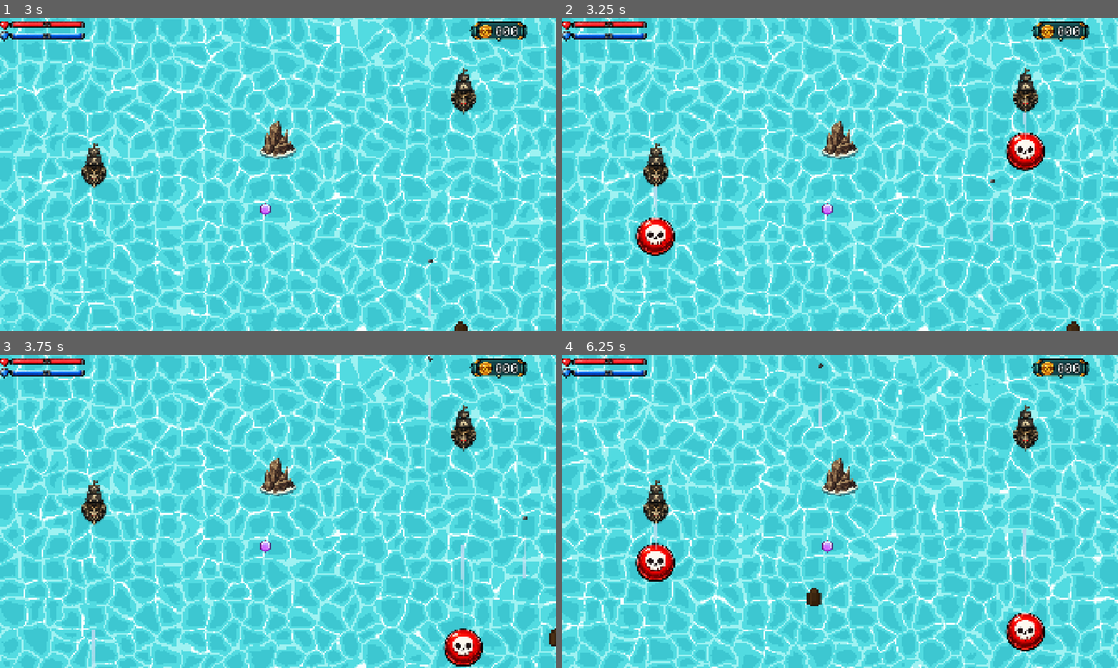
Above: before the commit, frames 1-4 (two rows, left to right).
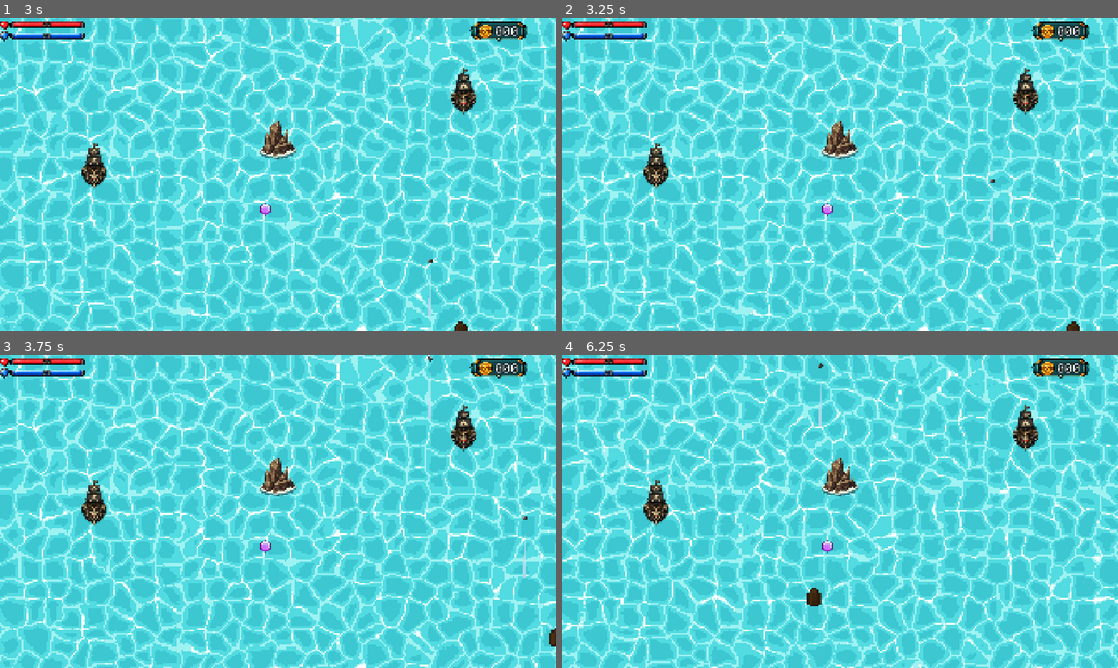
Above: after the commit, the same moments.

Repository: irohgit/flapjack
Game: Godot game, scene res://Levels/MainMenu.tscn
Same seed, same stepped clock (60 frames per second), same inputs: the game is played once before the commit and once after it.
Inputs (mouse positions are in pixels of both pictures, inside the frame that each line leads up to):
- Up to frame 1 (3 s): click (278, 174) at 0.5 s; hold D (move_right) 1.28-2.03 s; hold Space (shoot) 1.28-2.03 s; hold S (move_backward) 2.03-2.78 s; tap Space (shoot) at 2.1 s; hold D (move_right) from 2.78 s (still down); hold Space (shoot) from 2.78 s (still down)
- Up to frame 2 (3.25 s): keep holding D (move_right); keep holding Space (shoot)
- Up to frame 3 (3.75 s): release D (move_right) at 3.53 s; release Space (shoot) at 3.53 s; hold W (move_forward) from 3.53 s (still down); tap Space (shoot) at 3.6 s
- Up to frame 4 (6.25 s): release W (move_forward) at 4.28 s; hold Space (shoot) 4.28-5.03 s; hold A (move_left) 4.28-5.78 s; tap Space (shoot) at 5.1 s; hold S (move_backward) from 5.78 s (still down); hold Space (shoot) from 5.78 s (still down)

Frame 1 is identical in both runs. In frame 2, 1.5% of the frame differs, in the area x 13-87%, y 30-76%; in frame 3, 0.9%; in frame 4, 1.5%, in the area x 13-87%, y 53-95%.
Error after the commit: Invalid access to property or key 'projectile_scene' on a base object of type 'Nil'. (res://Data/Enemy/enemy.gd:16)

Commit message:
Got spawning working

Diff:
--- a/Actors/Enemies/enemy_ship.tscn
+++ b/Actors/Enemies/enemy.tscn
@@ -1,7 +1,7 @@
 [gd_scene format=3 uid="uid://buoclsm4meh3f"]
 
 [ext_resource type="Script" uid="uid://cv0v6ynhg51ei" path="res://Systems/Combat/HealthComponent.gd" id="1_2v41r"]
-[ext_resource type="Script" uid="uid://bhpylveyd3agl" path="res://Actors/Enemies/enemy_ship.gd" id="1_8k4sg"]
+[ext_resource type="Script" uid="uid://bokjl1r7po7pc" path="res://Data/Enemy/enemy.gd" id="1_8k4sg"]
 [ext_resource type="Texture2D" uid="uid://cv04hsa45l3hf" path="res://Assets/Enemies/Blackbeard_Pirates/Enemy_Ship_5.png" id="1_m1alp"]
 
 [sub_resource type="CapsuleShape2D" id="CapsuleShape2D_odipc"]
@@ -12,8 +12,6 @@
 collision_layer = 2
 collision_mask = 4
 script = ExtResource("1_8k4sg")
-min_interval = 1.2
-max_interval = 3.5
 
 [node name="Sprite2D" type="Sprite2D" parent="." unique_id=435719709]
 texture = ExtResource("1_m1alp")
--- /dev/null
+++ b/Data/Enemy/BasicEnemy.tres
@@ -0,0 +1,13 @@
+[gd_resource type="Resource" script_class="EnemyData" format=3 uid="uid://bsk4oh4u6bnhe"]
+
+[ext_resource type="Resource" uid="uid://dk3d73cdpoumi" path="res://Data/Projectiles/enemy_cannonball.tres" id="1_dul8q"]
+[ext_resource type="Script" uid="uid://bo6li876odoia" path="res://Data/Enemy/enemy_data.gd" id="1_rl34p"]
+[ext_resource type="Texture2D" uid="uid://cv04hsa45l3hf" path="res://Assets/Enemies/Blackbeard_Pirates/Enemy_Ship_5.png" id="2_kc4w4"]
+[ext_resource type="PackedScene" uid="uid://bl12qi0n68b6i" path="res://Actors/Projectiles/projectile.tscn" id="2_v7pu7"]
+
+[resource]
+script = ExtResource("1_rl34p")
+texture = ExtResource("2_kc4w4")
+projectile_scene = ExtResource("2_v7pu7")
+ammo = ExtResource("1_dul8q")
+metadata/_custom_type_script = "uid://bo6li876odoia"
--- a/Data/Enemy/enemy.gd
+++ b/Data/Enemy/enemy.gd
@@ -2,8 +2,6 @@
 extends Area2D
 
 @export var data: EnemyData
-@export var projectile_scene: PackedScene
-@export var ammo: ProjectileData
 
 # Randomised so a row of ships does not fire in lockstep. Used for engagement, where continous fire will follow its set fire intervals
 @export var min_interval := 2.0
@@ -15,8 +13,8 @@
 
 
 func _ready() -> void:
-	assert(projectile_scene != null, "EnemyShip has no projectile_scene assigned")
-	assert(ammo != null, "EnemyShip has no ammo assigned")
+	assert(data.projectile_scene != null, "EnemyShip has no projectile_scene assigned")
+	assert(data.ammo != null, "EnemyShip has no ammo assigned")
 	_health.damaged.connect(_on_damaged)
 	_health.died.connect(_on_died)
 	_reset_timer()
@@ -38,8 +36,8 @@
 
 
 func _fire() -> void:
-	var shot := projectile_scene.instantiate() as Projectile
-	shot.data = ammo
+	var shot := data.projectile_scene.instantiate() as Projectile
+	shot.data = data.ammo
 	shot.data.damage = data.projectile_damage
 	shot.direction = Vector2.DOWN
 
--- a/Data/Enemy/enemy_data.gd
+++ b/Data/Enemy/enemy_data.gd
@@ -9,3 +9,5 @@
 @export var move_speed := 0.0
 @export var texture: Texture2D
 @export var visual_scale := 1.0 # Sprite scale, so one texture can serve small and large variants.
+@export var projectile_scene: PackedScene
+@export var ammo: ProjectileData
--- a/Levels/Ethan.tscn
+++ b/Levels/Ethan.tscn
@@ -3,7 +3,7 @@
 [ext_resource type="Script" uid="uid://tsoi3lwff5mf" path="res://Actors/Camera/shake_camera.gd" id="1_4wt3a"]
 [ext_resource type="Script" uid="uid://bjn2frcajvqas" path="res://Levels/ingame_menu.gd" id="1_6m8jk"]
 [ext_resource type="Shader" uid="uid://cq85abjo4x30h" path="res://Assets/Shaders/Water/water.gdshader" id="2_6ghmm"]
-[ext_resource type="PackedScene" uid="uid://buoclsm4meh3f" path="res://Actors/Enemies/enemy_ship.tscn" id="2_6svxa"]
+[ext_resource type="PackedScene" uid="uid://buoclsm4meh3f" path="res://Actors/Enemies/enemy.tscn" id="2_6svxa"]
 [ext_resource type="Texture2D" uid="uid://conqv6viso2ly" path="res://Assets/Shaders/Water/water_noise.tres" id="3_0water"]
 [ext_resource type="PackedScene" uid="uid://bl12qi0n68b6i" path="res://Actors/Projectiles/projectile.tscn" id="3_6ghmm"]
 [ext_resource type="Resource" uid="uid://dk3d73cdpoumi" path="res://Data/Projectiles/enemy_cannonball.tres" id="4_n48ea"]
--- a/Levels/Iroh.tscn
+++ b/Levels/Iroh.tscn
@@ -2,7 +2,7 @@
 
 [ext_resource type="PackedScene" uid="uid://cclwwsegfn8rr" path="res://Actors/Player/player.tscn" id="1_e8ii7"]
 [ext_resource type="PackedScene" uid="uid://cuwj1wdixoj3p" path="res://Actors/Hazards/hazard.tscn" id="1_wu73u"]
-[ext_resource type="PackedScene" uid="uid://buoclsm4meh3f" path="res://Actors/Enemies/enemy_ship.tscn" id="2_h6hye"]
+[ext_resource type="PackedScene" uid="uid://buoclsm4meh3f" path="res://Actors/Enemies/enemy.tscn" id="2_h6hye"]
 [ext_resource type="Script" uid="uid://tsoi3lwff5mf" path="res://Actors/Camera/shake_camera.gd" id="3_o4h3a"]
 [ext_resource type="PackedScene" uid="uid://bl12qi0n68b6i" path="res://Actors/Projectiles/projectile.tscn" id="3_odipc"]
 [ext_resource type="Resource" uid="uid://dk3d73cdpoumi" path="res://Data/Projectiles/enemy_cannonball.tres" id="4_67i2g"]
--- a/Levels/Level0.tscn
+++ b/Levels/Level0.tscn
@@ -5,14 +5,15 @@
 [ext_resource type="Texture2D" uid="uid://conqv6viso2ly" path="res://Assets/Shaders/Water/water_noise.tres" id="3_i4luy"]
 [ext_resource type="Script" uid="uid://tsoi3lwff5mf" path="res://Actors/Camera/shake_camera.gd" id="4_yx5hh"]
 [ext_resource type="PackedScene" uid="uid://dsf0q5lcpr0mh" path="res://Actors/Camera/ScrollDirector.tscn" id="5_im6i0"]
-[ext_resource type="PackedScene" uid="uid://buoclsm4meh3f" path="res://Actors/Enemies/enemy_ship.tscn" id="5_ndx46"]
-[ext_resource type="PackedScene" uid="uid://bl12qi0n68b6i" path="res://Actors/Projectiles/projectile.tscn" id="6_nf6vt"]
-[ext_resource type="Resource" uid="uid://dk3d73cdpoumi" path="res://Data/Projectiles/enemy_cannonball.tres" id="7_aa3m5"]
+[ext_resource type="PackedScene" uid="uid://buoclsm4meh3f" path="res://Actors/Enemies/enemy.tscn" id="5_ndx46"]
 [ext_resource type="PackedScene" uid="uid://cuwj1wdixoj3p" path="res://Actors/Hazards/hazard.tscn" id="8_y3xa5"]
 [ext_resource type="PackedScene" uid="uid://cclwwsegfn8rr" path="res://Actors/Player/player.tscn" id="9_nbhn6"]
 [ext_resource type="Script" uid="uid://dfww4fxipct38" path="res://Data/Weapons/weapon_data.gd" id="10_nlrgj"]
 [ext_resource type="Resource" uid="uid://b7nwwwfmfkswx" path="res://Data/Weapons/Cannon.tres" id="11_c83nf"]
+[ext_resource type="Script" uid="uid://p8fik3y061fg" path="res://Levels/enemy_controller.gd" id="12_im6i0"]
 [ext_resource type="PackedScene" uid="uid://t7alddeyjrep" path="res://Levels/hud.tscn" id="13_yx5hh"]
+[ext_resource type="Script" uid="uid://bo6li876odoia" path="res://Data/Enemy/enemy_data.gd" id="14_yx5hh"]
+[ext_resource type="Resource" uid="uid://bsk4oh4u6bnhe" path="res://Data/Enemy/BasicEnemy.tres" id="15_ndx46"]
 [ext_resource type="PackedScene" uid="uid://cstesilwdvxw5" path="res://Levels/settings_panel.tscn" id="18_y3xa5"]
 
 [sub_resource type="ShaderMaterial" id="ShaderMaterial_n48ea"]
@@ -34,9 +35,10 @@
 shader_parameter/foam_width = 0.05
 shader_parameter/foam_coverage = 0.58
 
-[node name="Game" type="Node2D" unique_id=141585991 node_paths=PackedStringArray("scroll_director")]
+[node name="Game" type="Node2D" unique_id=141585991 node_paths=PackedStringArray("scroll_director", "enemy_controller")]
 script = ExtResource("1_y3xa5")
 scroll_director = NodePath("ScrollDirector")
+enemy_controller = NodePath("EnemyController")
 
 [node name="ScrollDirector" parent="." unique_id=1595117280 node_paths=PackedStringArray("camera") instance=ExtResource("5_im6i0")]
 camera = NodePath("../Camera2D")
@@ -60,18 +62,6 @@
 
 [node name="World" type="Node2D" parent="." unique_id=19047034]
 
-[node name="EnemyShip" parent="World" unique_id=1035340143 instance=ExtResource("5_ndx46")]
-position = Vector2(600, 300)
-projectile_scene = ExtResource("6_nf6vt")
-ammo = ExtResource("7_aa3m5")
-drift_speed = 0.0
-
-[node name="EnemyShip2" parent="World" unique_id=1573959086 instance=ExtResource("5_ndx46")]
-position = Vector2(121, 604)
-projectile_scene = ExtResource("6_nf6vt")
-ammo = ExtResource("7_aa3m5")
-drift_speed = 0.0
-
 [node name="Hazard" parent="World" unique_id=90124748 instance=ExtResource("8_y3xa5")]
 position = Vector2(360, 500)
 
@@ -83,6 +73,9 @@
 
 [node name="HUD" parent="." unique_id=228684140 instance=ExtResource("13_yx5hh")]
 
-[node name="HUD" parent="HUD" unique_id=934379804 instance=ExtResource("13_yx5hh")]
+[node name="SettingsPanel" parent="." unique_id=217040426 instance=ExtResource("18_y3xa5")]
 
-[node name="SettingsPanel" parent="." unique_id=217040426 instance=ExtResource("18_y3xa5")]
+[node name="EnemyController" type="Node" parent="." unique_id=897350340]
+script = ExtResource("12_im6i0")
+enemy_scene = ExtResource("5_ndx46")
+enemy_types = Array[ExtResource("14_yx5hh")]([ExtResource("15_ndx46")])
--- a/Levels/Vika.tscn
+++ b/Levels/Vika.tscn
@@ -1,7 +1,7 @@
 [gd_scene format=3 uid="uid://bflry6g2tad73"]
 
 [ext_resource type="Script" uid="uid://tsoi3lwff5mf" path="res://Actors/Camera/shake_camera.gd" id="1_bhjmk"]
-[ext_resource type="PackedScene" uid="uid://buoclsm4meh3f" path="res://Actors/Enemies/enemy_ship.tscn" id="2_5plqp"]
+[ext_resource type="PackedScene" uid="uid://buoclsm4meh3f" path="res://Actors/Enemies/enemy.tscn" id="2_5plqp"]
 [ext_resource type="PackedScene" uid="uid://bl12qi0n68b6i" path="res://Actors/Projectiles/projectile.tscn" id="3_3dfi5"]
 [ext_resource type="Resource" uid="uid://dk3d73cdpoumi" path="res://Data/Projectiles/enemy_cannonball.tres" id="4_rr7vt"]
 [ext_resource type="PackedScene" uid="uid://cuwj1wdixoj3p" path="res://Actors/Hazards/hazard.tscn" id="5_iwhp5"]
--- a/Levels/Zhe.tscn
+++ b/Levels/Zhe.tscn
@@ -2,7 +2,7 @@
 
 [ext_resource type="PackedScene" uid="uid://cclwwsegfn8rr" path="res://Actors/Player/player.tscn" id="1_e8ii7"]
 [ext_resource type="PackedScene" uid="uid://cuwj1wdixoj3p" path="res://Actors/Hazards/hazard.tscn" id="1_wu73u"]
-[ext_resource type="PackedScene" uid="uid://buoclsm4meh3f" path="res://Actors/Enemies/enemy_ship.tscn" id="2_h6hye"]
+[ext_resource type="PackedScene" uid="uid://buoclsm4meh3f" path="res://Actors/Enemies/enemy.tscn" id="2_h6hye"]
 [ext_resource type="Script" uid="uid://tsoi3lwff5mf" path="res://Actors/Camera/shake_camera.gd" id="3_o4h3a"]
 [ext_resource type="PackedScene" uid="uid://bl12qi0n68b6i" path="res://Actors/Projectiles/projectile.tscn" id="3_odipc"]
 [ext_resource type="Resource" uid="uid://dk3d73cdpoumi" path="res://Data/Projectiles/enemy_cannonball.tres" id="4_67i2g"]
--- a/Levels/enemy_controller.gd
+++ b/Levels/enemy_controller.gd
@@ -1,5 +1,14 @@
 class_name EnemyController
 extends Node
 
-func spawn_pack(pack: Array[Enemy]) -> void:
-	pass
+@export var enemy_scene: PackedScene
+@export var enemy_types: Array[EnemyData]
+
+func spawn_pack(pack: Array[EnemyData], pos: Vector2) -> void:
+	var yoffset := randf_range(-10.0, 10.0)
+	var xoffset := randf_range(-10.0, 10.0)
+	for enemy in pack:
+		var e = enemy_scene.instantiate() as Enemy
+		e.data = enemy
+		e.global_position = pos + Vector2(xoffset, yoffset)
+		add_child(e)
--- /dev/null
+++ b/Levels/level_manager.gd
@@ -0,0 +1,12 @@
+class_name level_manager
+extends Node
+
+
+# Called when the node enters the scene tree for the first time.
+func _ready() -> void:
+	pass # Replace with function body.
+
+
+# Called every frame. 'delta' is the elapsed time since the previous frame.
+func _process(delta: float) -> void:
+	pass
--- a/Levels/level_zero.gd
+++ b/Levels/level_zero.gd
@@ -1,7 +1,9 @@
 extends Node
 
 @export var scroll_director: ScrollDirector
+@export var enemy_controller: EnemyController
 
 func _process(delta: float) -> void:
-	if !scroll_director.moving():
-		scroll_director.move_to(Vector2(0, randi_range(-100, 100)))
+	scroll_director.move_to(Vector2(0, -100))
+	if scroll_director.camera.global_position == Vector2(0, -100):
+		enemy_controller.spawn_pack(enemy_controller.enemy_types, Vector2(0, -100))
--- a/project.godot
+++ b/project.godot
@@ -26,8 +26,6 @@
 window/size/viewport_width=1920
 window/size/viewport_height=1080
 window/stretch/mode="canvas_items"
-window/stretch/aspect="keep"
-window/handheld/orientation=0
 
 [global_group]
 
Not shown, added: Levels/level_manager.gd.uid
